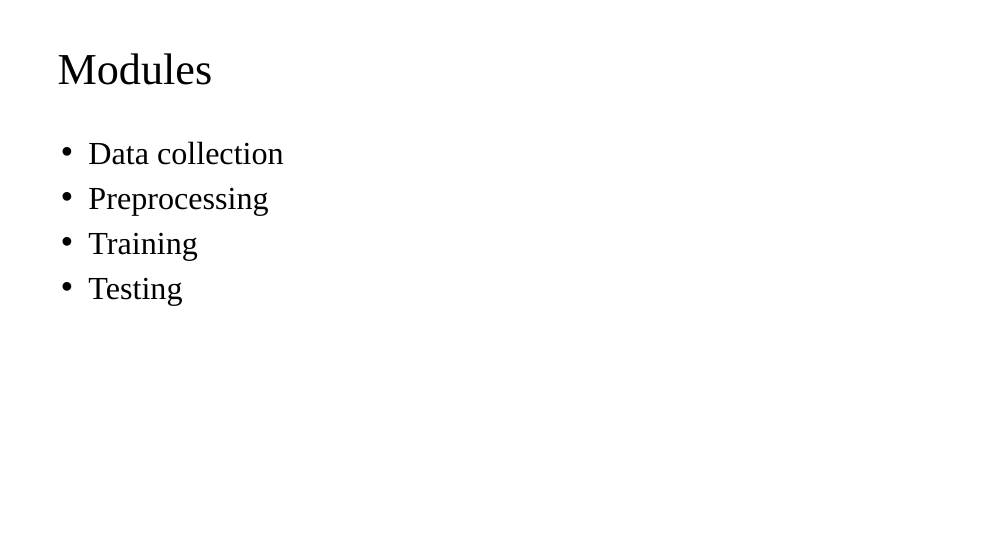
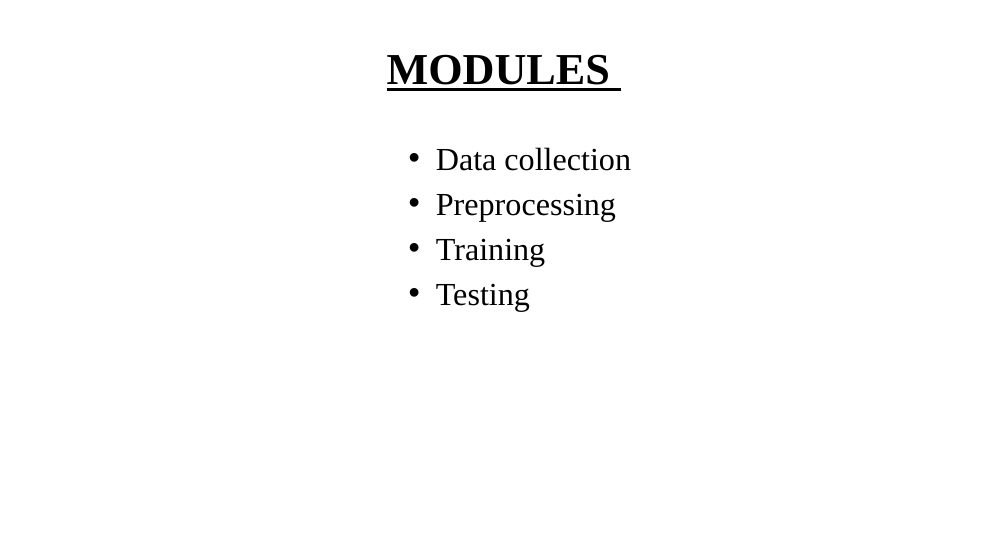
Before and after one commit to kalees64/AI-BASED-LEAF-DISEASE-IDENTIFICATION-AND-CLASSIFICATION-SYSTEM-USING-DEEP-LEARNING, a slide deck: slide 19 of report/Final Ppt-Leaf disease.pptx. Drawn at 1008x542 pixels with LibreOffice and Linux fonts; fonts in the diff are those of the drawing. Boxes give left, top, right and bottom in pixels: in the first picture for what was removed or moved away, otherwise in the second. Text is boxed around its words. In the diff, an @@ line names an element or a change of style, - is before the commit and + after.

```diff
--- a/report/Final Ppt-Leaf disease.pptx
+++ b/report/Final Ppt-Leaf disease.pptx
@@ title at [387,54,610,91]: text changed; bold on @@
-Modules
+MODULES
@@ text "Data collection": place and size @@
-text "Data collection" at [88,141,284,306]
+text "Data collection" at [436,147,631,311]
@@ text "Data collection" at [436,147,631,311]: alignment left to justified @@
```
Also in this commit, not shown: 32 other slides changed, 6 other files.
